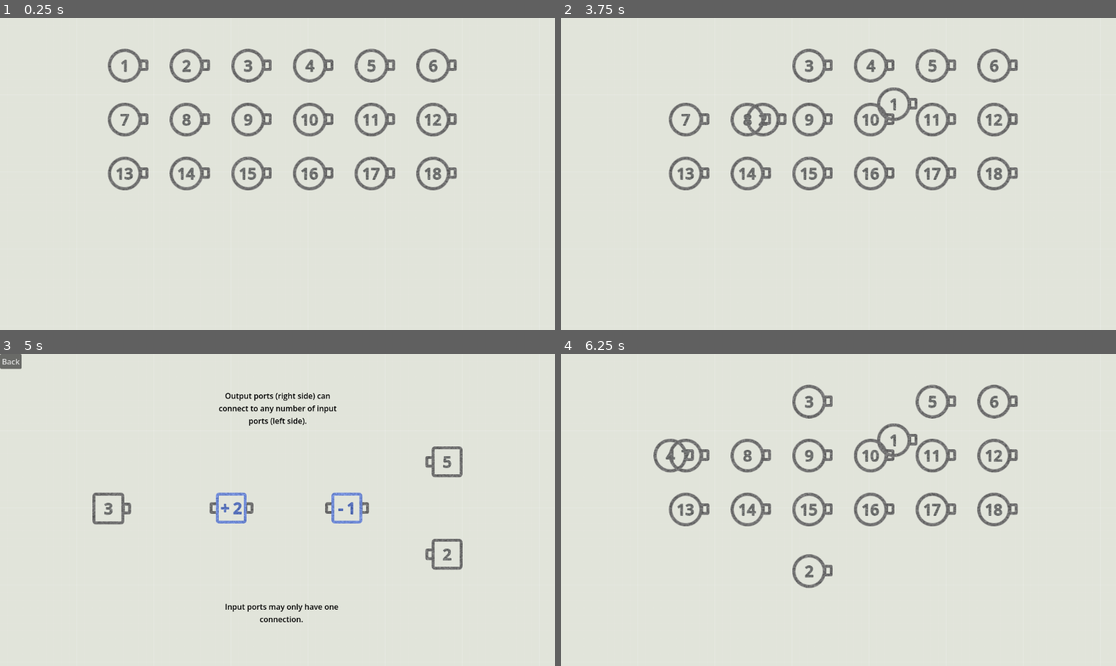
Above: before the commit, frames 1-4 (two rows, left to right).
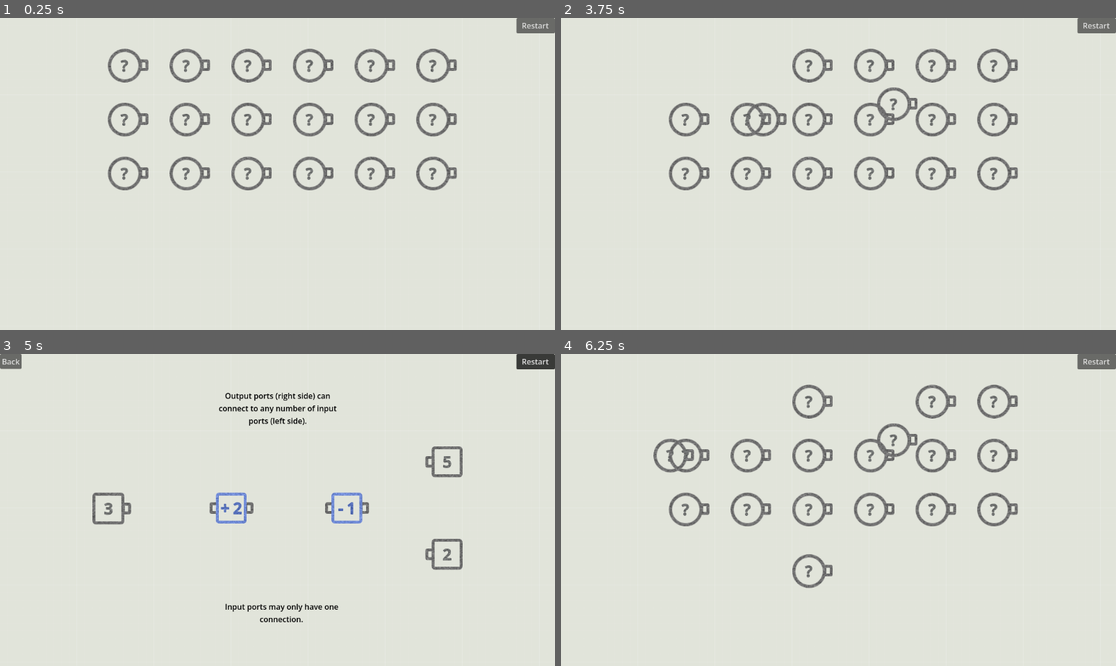
Above: after the commit, the same moments.

Repository: PorterHolliday/gamedev-jam-2026
Game: Godot game, scene res://Levels/main_level.tscn
Same seed, same stepped clock (60 frames per second), same inputs: the game is played once before the commit and once after it. The project has no main scene, so this scene is started directly.
Inputs (mouse positions are in pixels of both pictures, inside the frame that each line leads up to):
- Up to frame 1 (0.25 s): no input
- Up to frame 2 (3.75 s): click (1099, 24) at 0.5 s, where only the run after the commit has a clickable "Restart"; click (1099, 24) at 1.25 s, where only the run after the commit has a clickable "Restart"; click (1099, 24) at 2 s, where only the run after the commit has a clickable "Restart"; tap Enter at 2.75 s; drag from (683, 64) to (894, 105) at 2.77 s; tap Space at 3.5 s; drag from (749, 64) to (810, 236) at 3.52 s
- Up to frame 3 (5 s): tap Enter at 4.25 s; move the mouse to (249, 400) at 4.27 s; click (249, 400) at 4.42 s
- Up to frame 4 (6.25 s): click "Back" at 5 s; tap Space at 5.75 s; drag from (871, 400) to (672, 463) at 5.77 s

The runs differ from the first frame. In frame 1, 1.3% of the frame differs, in the area x 20-100%, y 0-52%; in frame 2, 1.3%; in frame 3, 0.3%; in frame 4, 1.3%.
Error after the commit: Invalid assignment of property or key 'level_node' with value of type 'GraphNode (LevelNode)' on a base object of type 'Control (Level)'. (res://Graph/Graph)

Commit message:
Updates level selection screen and level button. Creates restart button in level.

Diff:
--- a/math-machine/Graph/Graph Edit/my_graph_edit.gd
+++ b/math-machine/Graph/Graph Edit/my_graph_edit.gd
@@ -38,9 +38,8 @@
 	var from_node: MyGraphNode = get_node(NodePath(from_node_name))
 	var to_node: MyGraphNode = get_node(NodePath(to_node_name))
 
-	if to_node.is_input_connected(to_port): return
-	if _is_loop_created(from_node, to_node):
-		return
+	if _is_loop_created(from_node, to_node): return
+	if get_connection_list_from_input_port(to_node_name, to_port).size() > 0: return
 
 	if not to_node is StoreValueNode:
 		connect_node(from_node_name, from_port, to_node_name, to_port)
@@ -65,6 +64,18 @@
 
 	return false
 
+func get_connection_list_from_input_port(node_name: StringName, port_idx: int) -> Array[Dictionary]:
+	var node_connections: Array[Dictionary] = get_connection_list_from_node(node_name)
+	var result: Array[Dictionary] = []
+	for connection in node_connections:
+		var dict = {}
+		if connection["to_node"] == node_name and connection["to_port"] == port_idx:
+			dict["node"] = get_node(NodePath(connection["from_node"]))
+			dict["port"] = connection["from_port"]
+			dict["type"] = "right"
+			result.push_back(dict)
+	return result
+
 func get_connection_list_from_output_port(node_name: StringName, port_idx: int) -> Array[Dictionary]:
 	var node_connections: Array[Dictionary] = get_connection_list_from_node(node_name)
 	var result: Array[Dictionary] = []
--- /dev/null
+++ b/math-machine/LevelButton/level_button.gd
@@ -0,0 +1,49 @@
+@tool
+class_name LevelButton
+extends Button
+
+signal level_completed
+
+@onready var level_number_label: Label = $LevelNumberLabel
+@onready var check_mark: TextureRect = %CheckMark
+
+@export var _level_scene: PackedScene
+@export var _level_number: int = 0
+var level: Level
+
+var level_complete: bool = false:
+	set(new_val):
+		level_complete = new_val
+		check_mark.visible = level_complete
+
+func _ready() -> void:
+	level_number_label.text = str(_level_number)
+	pressed.connect(_on_pressed)
+	mouse_entered.connect(_on_mouse_entered)
+	mouse_exited.connect(_on_mouse_exited)
+
+func _on_pressed() -> void:
+	_enter_level()
+
+func _enter_level() -> void:
+	level = _level_scene.instantiate()
+	level.restarted.connect(_on_level_restarted)
+	level.completed.connect(_on_level_completed)
+	get_parent().add_child(level)
+
+func _on_level_restarted() -> void:
+	level.queue_free()
+	_enter_level()
+
+func _on_level_completed() -> void:
+	level.completed.disconnect(_on_level_completed)
+	level.queue_free()
+	level_complete = true
+	level_completed.emit()
+
+func _on_mouse_entered() -> void:
+	if not disabled:
+		level_number_label.show()
+
+func _on_mouse_exited() -> void:
+	level_number_label.hide()
--- /dev/null
+++ b/math-machine/LevelButton/level_button.tscn
@@ -0,0 +1,33 @@
+[gd_scene format=3 uid="uid://7qbklb5jwxg5"]
+
+[ext_resource type="Script" uid="uid://bae0nu5wpdss6" path="res://LevelButton/level_button.gd" id="1_mshbt"]
+
+[sub_resource type="PlaceholderTexture2D" id="PlaceholderTexture2D_mshbt"]
+
+[sub_resource type="LabelSettings" id="LabelSettings_mshbt"]
+outline_size = 2
+
+[node name="LevelButton" type="Button" unique_id=863369867]
+offset_right = 32.0
+offset_bottom = 32.0
+disabled = true
+script = ExtResource("1_mshbt")
+_level_number = 2
+
+[node name="CheckMark" type="TextureRect" parent="." unique_id=761775468]
+unique_name_in_owner = true
+visible = false
+layout_mode = 0
+offset_right = 32.0
+offset_bottom = 32.0
+texture = SubResource("PlaceholderTexture2D_mshbt")
+
+[node name="LevelNumberLabel" type="Label" parent="." unique_id=1949569119]
+visible = false
+layout_mode = 0
+offset_right = 32.0
+offset_bottom = 32.0
+text = "12"
+label_settings = SubResource("LabelSettings_mshbt")
+horizontal_alignment = 1
+vertical_alignment = 1
--- /dev/null
+++ b/math-machine/LevelSelectionScreen/level_selection_screen.gd
@@ -0,0 +1,10 @@
+extends Control
+
+func _ready() -> void:
+	var prev_child: LevelButton = null
+	for child in get_children():
+		if child is LevelButton:
+			if prev_child:
+				prev_child.level_completed.connect(func():
+					child.disabled = false)
+			prev_child = child
--- /dev/null
+++ b/math-machine/LevelSelectionScreen/level_selection_screen.tscn
@@ -0,0 +1,27 @@
+[gd_scene format=3 uid="uid://25v23ibhxckb"]
+
+[ext_resource type="PackedScene" uid="uid://7qbklb5jwxg5" path="res://LevelButton/level_button.tscn" id="1_bntq0"]
+[ext_resource type="Script" uid="uid://buvcidul7bj23" path="res://LevelSelectionScreen/level_selection_screen.gd" id="1_whgxd"]
+[ext_resource type="PackedScene" uid="uid://ytq8ln7owyxr" path="res://Levels/Intro/level_2.tscn" id="3_whgxd"]
+
+[node name="LevelSelectionScreen" type="Control" unique_id=1515532989]
+layout_mode = 3
+anchors_preset = 0
+script = ExtResource("1_whgxd")
+
+[node name="LevelButton" parent="." unique_id=863369867 instance=ExtResource("1_bntq0")]
+layout_mode = 0
+offset_left = 384.0
+offset_top = 112.0
+offset_right = 416.0
+offset_bottom = 144.0
+disabled = false
+_level_scene = ExtResource("3_whgxd")
+
+[node name="LevelButton2" parent="." unique_id=1253257042 instance=ExtResource("1_bntq0")]
+layout_mode = 0
+offset_left = 432.0
+offset_top = 112.0
+offset_right = 464.0
+offset_bottom = 144.0
+_level_scene = ExtResource("3_whgxd")
--- a/math-machine/Levels/Template/level_template.tscn
+++ b/math-machine/Levels/Template/level_template.tscn
@@ -19,3 +19,11 @@
 offset_right = 8.0
 offset_bottom = 8.0
 text = "Back"
+
+[node name="RestartButton" type="Button" parent="." unique_id=1515403582]
+unique_name_in_owner = true
+layout_mode = 0
+offset_left = 1072.0
+offset_right = 1152.0
+offset_bottom = 32.0
+text = "Restart"
--- a/math-machine/Levels/level.gd
+++ b/math-machine/Levels/level.gd
@@ -1,20 +1,17 @@
 class_name Level
 extends Control
 
-@export var level_number: int = 0
-@export var level_node: LevelNode = null
+signal restarted
+signal completed
 
 @onready var graph_edit: MyGraphEdit = %GraphEdit
 @onready var back_button: Button = %BackButton
+@onready var restart_button: Button = %RestartButton
 
 var level_output_node: LevelOutputNode
 
-var _is_complete: bool = false
-
 func _ready() -> void:
 	global_position = Vector2.ZERO
-	if level_node:
-		disable()
 
 	for child in graph_edit.get_children():
 		if child is LevelOutputNode:
@@ -22,25 +19,22 @@
 
 	graph_edit.level_complete.connect(_on_level_complete)
 	back_button.pressed.connect(_on_back_button_pressed)
-
-	print(level_output_node, ' ', level_node)
-	if level_output_node and level_node:
-		level_output_node.input_changed.connect(func(new_val):
-			level_node.update_output(new_val))
+	restart_button.pressed.connect(_on_restart_button_pressed)
 
 func disable() -> void:
 	hide()
-	get_node('GraphEdit').process_mode = Node.PROCESS_MODE_DISABLED
+	graph_edit.process_mode = Node.PROCESS_MODE_DISABLED
 
 func enable() -> void:
 	show()
-	get_node('GraphEdit').process_mode = Node.PROCESS_MODE_INHERIT
+	graph_edit.process_mode = Node.PROCESS_MODE_INHERIT
 
 func _on_back_button_pressed() -> void:
-	disable()
+	queue_free()
+
+func _on_restart_button_pressed() -> void:
+	restarted.emit()
 
 # Hides level first time it is completed
 func _on_level_complete() -> void:
-	if _is_complete: return
-	_is_complete = true
-	disable()
+	completed.emit()
Not shown, added: math-machine/LevelButton/level_button.gd.uid
Not shown, added: math-machine/LevelSelectionScreen/level_selection_screen.gd.uid
Not shown: 1 places in math-machine/Shader/graph_node_shader.tres that only renumber resources
Not shown: 1 places in math-machine/Shader/text_shader.tres that only renumber resources
